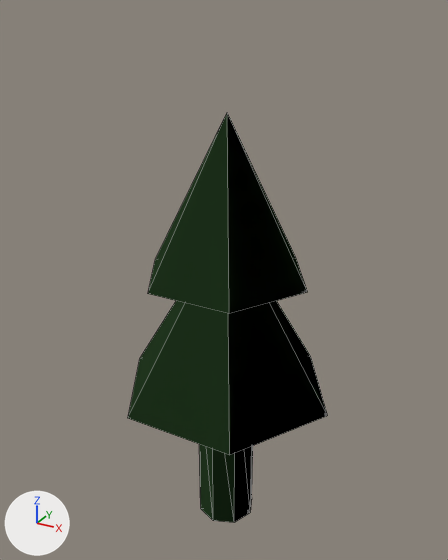
Two versions of the glTF model public/model/quaternius/nature/PineTree.glb, one commit apart.
Both versions are drawn from a 50 mm lens placed at (1.89, -3.48, 3.75), pointed at (-0.05, 0.05, 1.98). The lights are fixed; the arrows at lower left show +X, +Y and +Z. The older version comes first. Mesh edges are drawn as thin lines. Vertices at exactly the same position are counted once.

Names of what the first picture shows: 'filler_PineTree'.
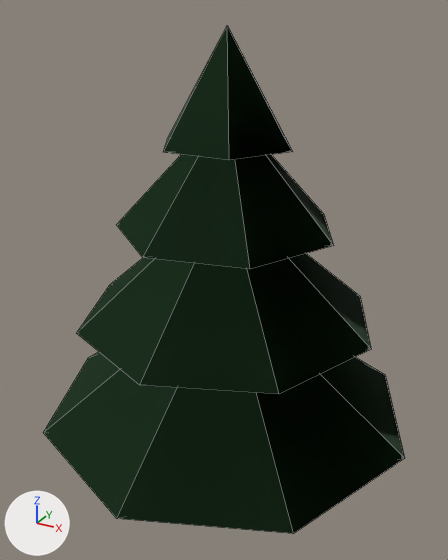
What the commit changed:
me_pinetree is used by ob_filler_pinetree; location (0.0, 0.0, 0.0).
me_pinetree had 32 vertices, 48 faces and spanned x -0.8..0.8, y -0.69..0.69, z 0.0..3.15.
me_pinetree now has 55 vertices, 78 faces and spans x -1.35..1.35, y -1.35..1.35, z 0.0..3.65.
me_pinetree part 1: the loose piece of 18 vertices spanning x -0.22..0.22, y -0.22..0.22, z 0.0..1.5 is scaled about the mesh origin by (0.909, 0.909, 0.8).
me_pinetree part 2: the loose piece of 7 vertices spanning x -0.6..0.6, y -0.52..0.52, z 2.05..3.15 is rebuilt with 9 vertices and now spans x -0.68..0.75, y -0.73..0.73, z 2.4..3.2.
Part 3, on me_pinetree:
7 vertices are removed from x -0.8..0.8, y -0.69..0.69, z 1.15..2.45.
10 faces are deleted.
28 vertices are added at x -1.35..1.35, y -1.35..1.35, z 1.0..3.65.
38 new faces join them.

Boxes [x1, y1, x2, y2] around the edits, measured in the pictures (448 x 560 px; the box of a moved part takes in the faces that stretch with it):
'filler_PineTree', reshaped (81% wider, 24% taller)
    before: [128, 113, 328, 522]
    after: [43, 26, 405, 534]
part 1 of me_pinetree, moved or reshaped (not visible afterwards)
    before: [199, 444, 253, 522]
part 2 of me_pinetree, rebuilt
    before: [148, 113, 308, 314]
    after: [117, 155, 334, 269]
part 3 of me_pinetree, built on
    before: [128, 301, 328, 455]
    after: [43, 26, 405, 534]
